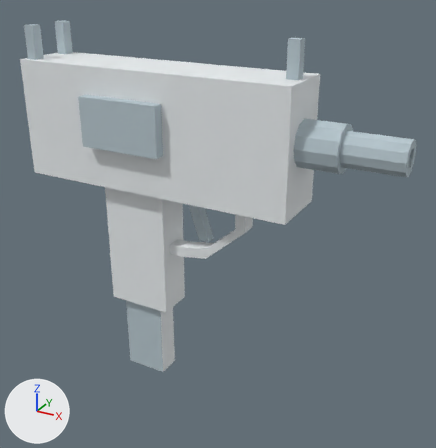
Renders of the FBX model Assets/Models/Weapons/Light-gun/model.fbx from each side of a commit.
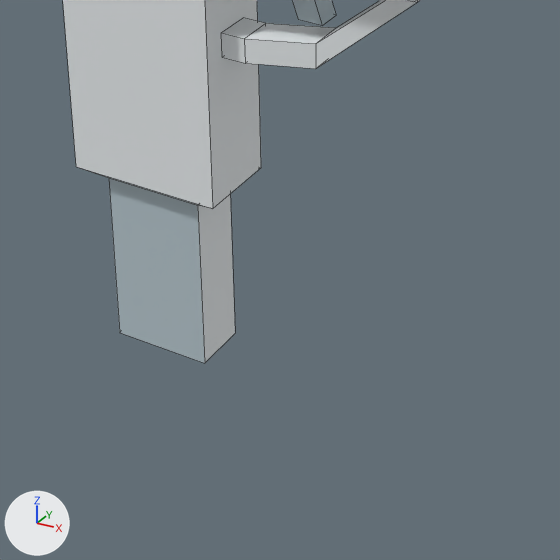
Each version is shown whole from a camera (50 mm lens) standing at (0.854, -0.829, 2.24) and looking at (0.344, 0.098, 1.777), then close up on the part from 19% to 69% of the width and 52% to 100% of the height. Lighting does not change. The marker at lower left points along +X, +Y and +Z. The close-ups show mesh edges as thin lines. Where no turn or scale is listed for an object, it has been applied to the vertices.

Script lines for the objects in view, before the commit:
```python
me_mesh_001 = bpy.data.meshes.new('mesh.001')
me_mesh_001.from_pydata(...)  # 16 vertices, 14 faces; spans x 0.14..0.27, y 0.02..0.09, z 1.44..1.85
# faces by material slot: [10, 4]
me_mesh_001.materials.append(mat_material_15___7955_001)  # white #e9edef
me_mesh_001.materials.append(mat_material_16___7955_001)  # light grey #b6c6cd
me_mesh_006 = bpy.data.meshes.new('mesh.006')
me_mesh_006.from_pydata(...)  # 20 vertices, 18 faces; spans x 0.27..0.43, y 0.04..0.07, z 1.72..1.85
me_mesh_006.materials.append(mat_material_15___7955_006)  # white #e9edef
me_mesh_007 = bpy.data.meshes.new('mesh.007')
me_mesh_007.from_pydata(...)  # 12 vertices, 10 faces; spans x 0.31..0.35, y 0.05..0.07, z 1.76..1.85
me_mesh_007.materials.append(mat_material_16___7955_007)  # light grey #b6c6cd
ob_mesh_1330485529 = bpy.data.objects.new('mesh_1330485529', me_mesh_006)
ob_mesh_1330485529.location = (0.0, 0.0, 0.0)
ob_mesh_1708819615 = bpy.data.objects.new('mesh_1708819615', me_mesh_001)
ob_mesh_1708819615.location = (0.0, 0.0, 0.0)
ob_mesh_270998664 = bpy.data.objects.new('mesh_270998664', me_mesh_007)
ob_mesh_270998664.location = (0.0, 0.0, 0.0)
```
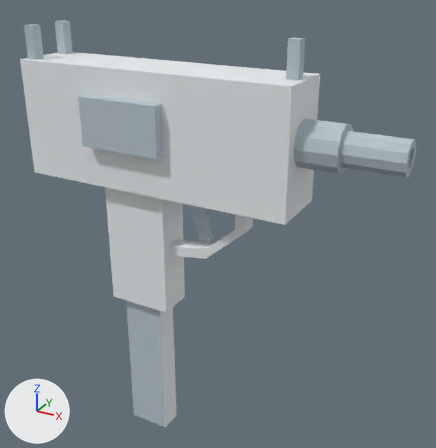
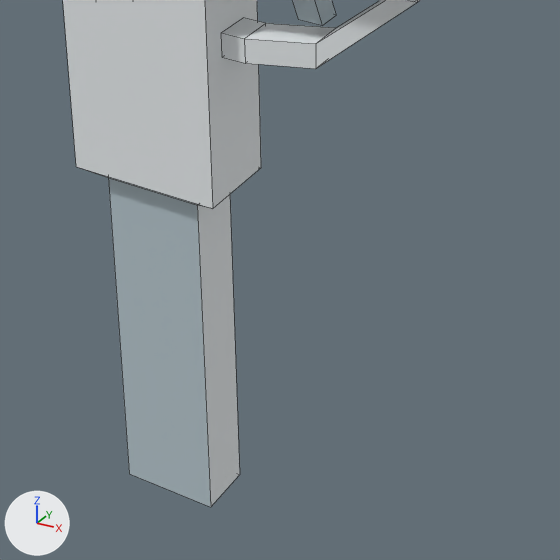
Boxes [x1, y1, x2, y2] around the edits, measured in the close-ups (560 x 560 px; the box of a moved part takes in the faces that stretch with it):
'mesh_1708819615', reshaped
    before: [63, 0, 261, 363]
    after: [63, 0, 261, 209]
'mesh_1708819615.002', added
    after: [108, 178, 240, 507]
    faces in mat_material_16___7955_005 (light grey #b6c6cd): [108, 178, 211, 507]
    faces in mat_material_15___7955 (white #e9edef): [197, 195, 240, 506]
part 1 of me_mesh_001, moved or reshaped (not visible afterwards)
    before: [109, 178, 235, 363]

Edits to the bpy script that builds the scene:
```text
Change me_mesh_001:
    used by ob_mesh_1708819615; location = (0.0, 0.0, 0.0)
    remove me_mesh_001.from_pydata(...)  # 16 vertices, 14 faces; spans x 0.14..0.27, y 0.02..0.09, z 1.44..1.85
    remove me_mesh_001.materials.append(mat_material_15___7955_001)  # white #e9edef
    remove me_mesh_001.materials.append(mat_material_16___7955_001)  # light grey #b6c6cd
    add me_mesh_001.from_pydata(...)  # 16 vertices, 14 faces; spans x 0.14..0.27, y 0.02..0.09, z 1.59..1.85
    me_mesh_001 part 1
    4 vertices are removed from x 0.162..0.248, y 0.032..0.078, z 1.44
    5 faces are deleted
    4 vertices are added at (0.248, 0.032, 1.831), (0.248, 0.078, 1.831), (0.162, 0.078, 1.831), (0.162, 0.032, 1.831)
    5 new faces join them
    add me_mesh_001.materials.append(mat_material_15___7955)  # white #e9edef
Add me_mesh_010:
    me_mesh_010.from_pydata([(0.162, 0.032, 1.978), (0.162, 0.078, 1.978), (0.248, 0.032, 1.978), (0.248, 0.078, 1.978), (0.162, 0.032, 1.44), (0.162, 0.078, 1.44), (0.248, 0.032, 1.44), (0.248, 0.078, 1.44)], [], [(5, 4, 0, 1), (4, 6, 2, 0), (6, 7, 3, 2), (7, 5, 1, 3), (7, 6, 4, 5), (1, 0, 2, 3)])
    for i in [0, 1, 3, 4, 5]: me_mesh_010.polygons[i].material_index = 1
    me_mesh_010.materials.append(mat_material_15___7955)  # white #e9edef
    me_mesh_010.materials.append(mat_material_16___7955_005)  # light grey #b6c6cd
Add ob_mesh_1708819615_002:
    ob_mesh_1708819615_002 = bpy.data.objects.new('mesh_1708819615.002', me_mesh_010)
    ob_mesh_1708819615_002.location = (-0.0007, 0.0005, -0.1506)
```
